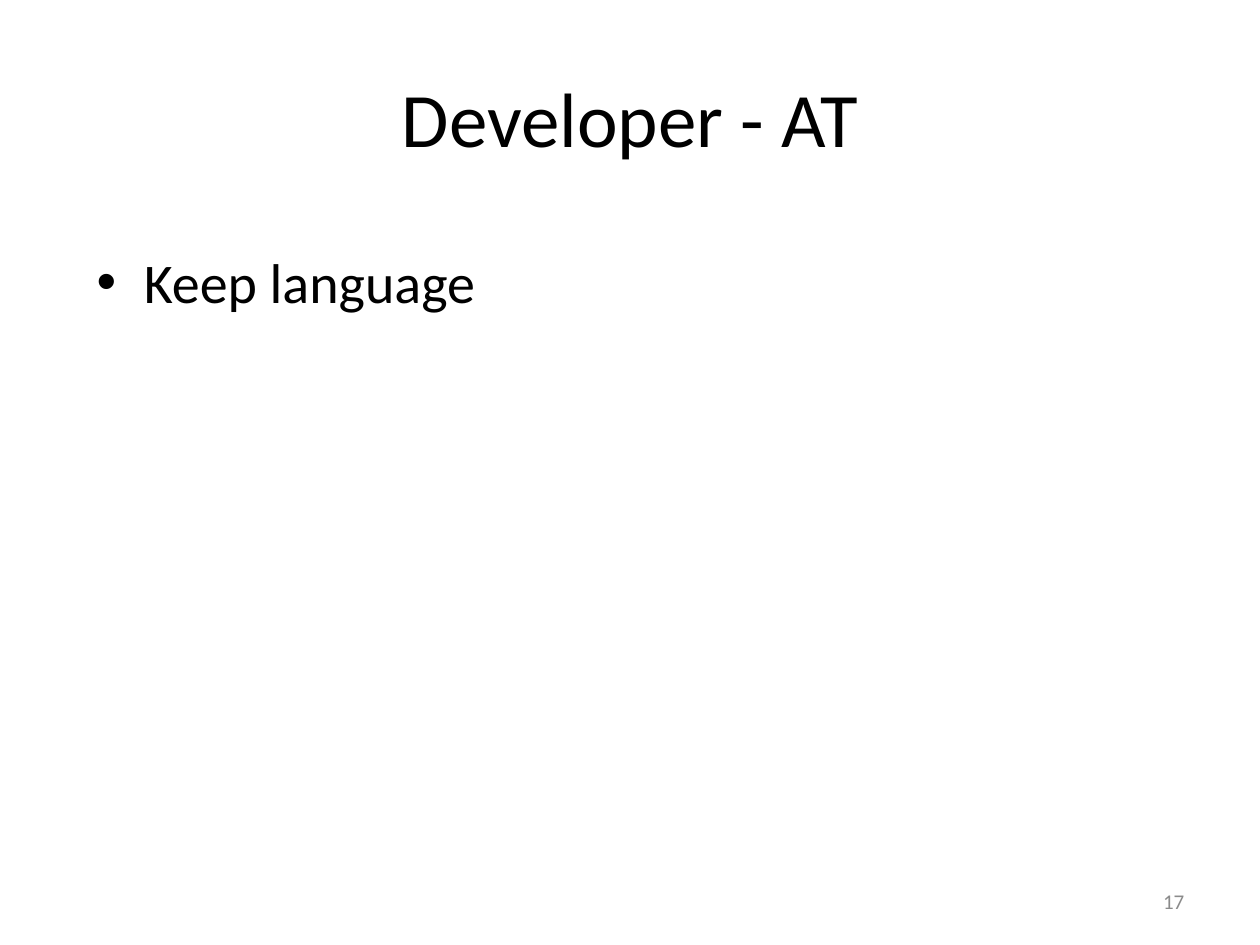
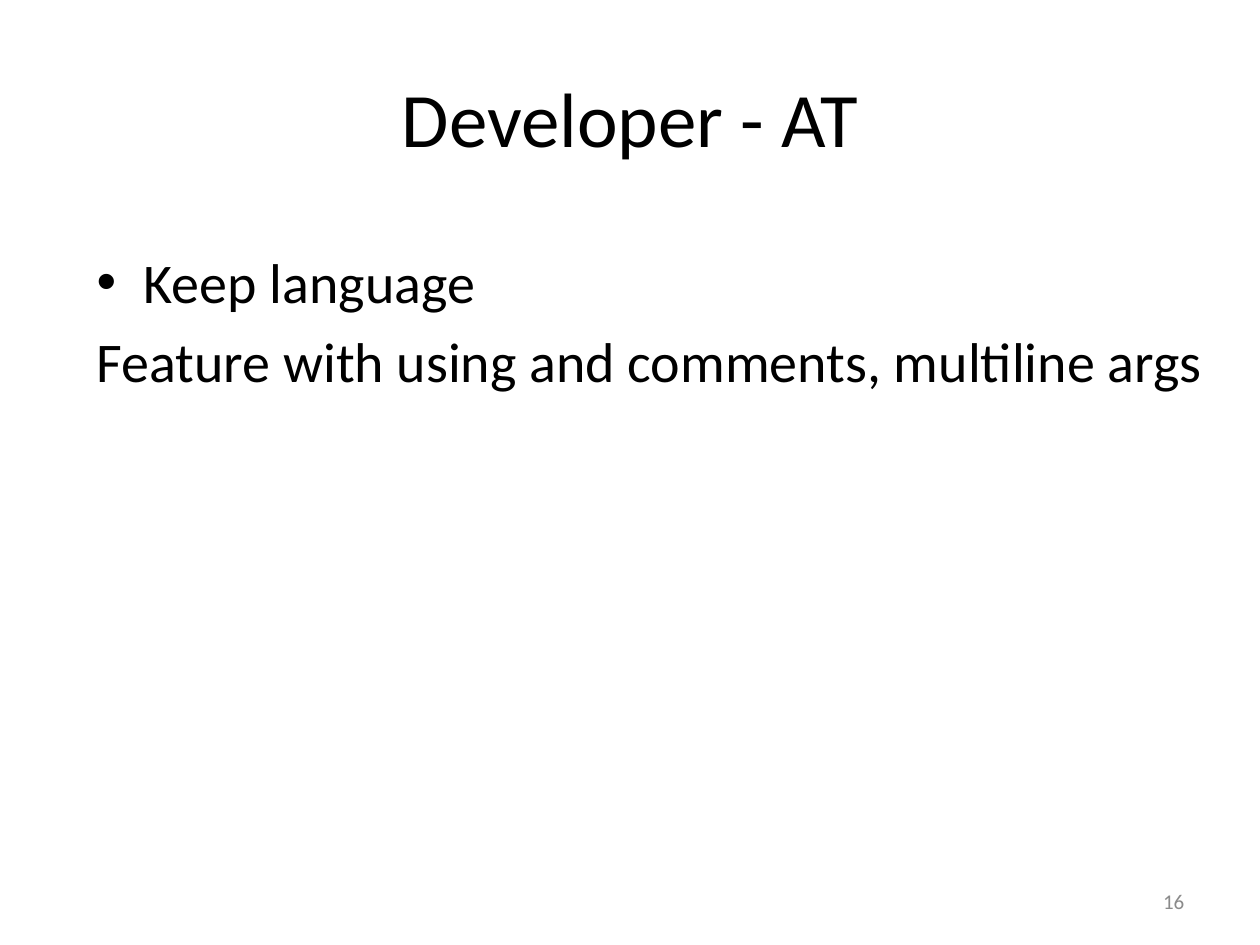
Before and after one commit to msuarz/portfolio, a slide deck: slide 16 of agile2011/presentation.pptx (slide 17 before the commit). Drawn at 1260x945 pixels with LibreOffice and Linux fonts; fonts in the diff are those of the drawing. Boxes give left, top, right and bottom in pixels: in the first picture for what was removed or moved away, otherwise in the second. Text is boxed around its words. In the diff, an @@ line names an element or a change of style, - is before the commit and + after.

```diff
--- a/agile2011/presentation.pptx
+++ b/agile2011/presentation.pptx
@@ text at (97, 343, 1202, 392): paragraph added @@
+Feature with using and comments, multiline args
@@ page number at (1163, 895, 1184, 909): text changed @@
-17
+16
```
Also in this commit, not shown: 12 other slides changed, 1 slide added, 2 slides removed, 1 other file.
